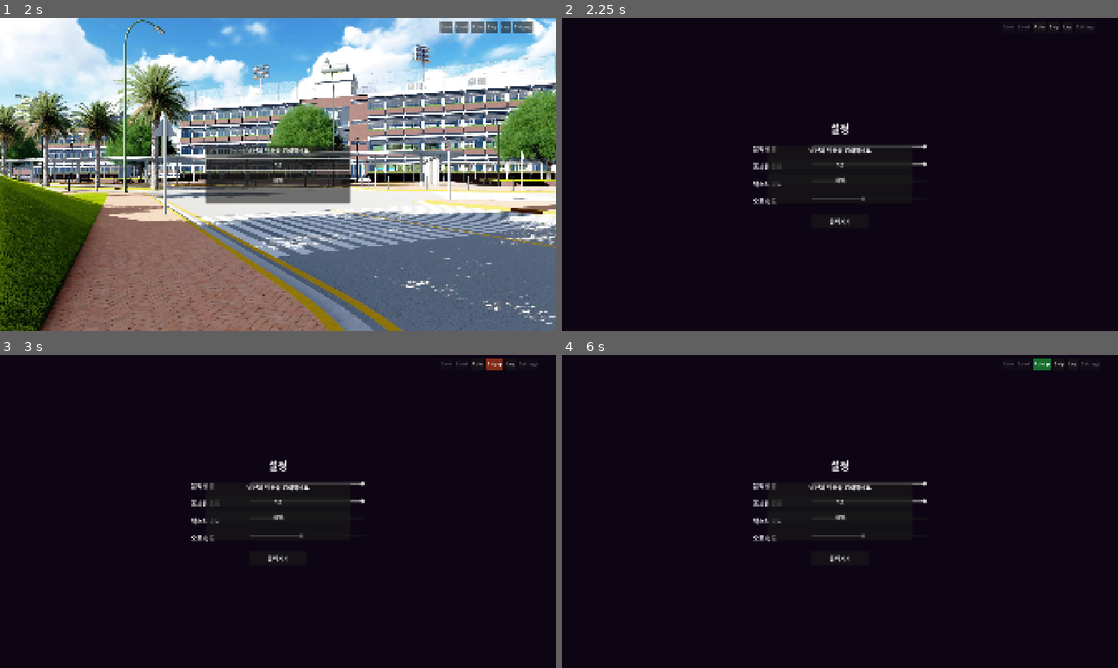
Above: before the commit, frames 1-4 (two rows, left to right).
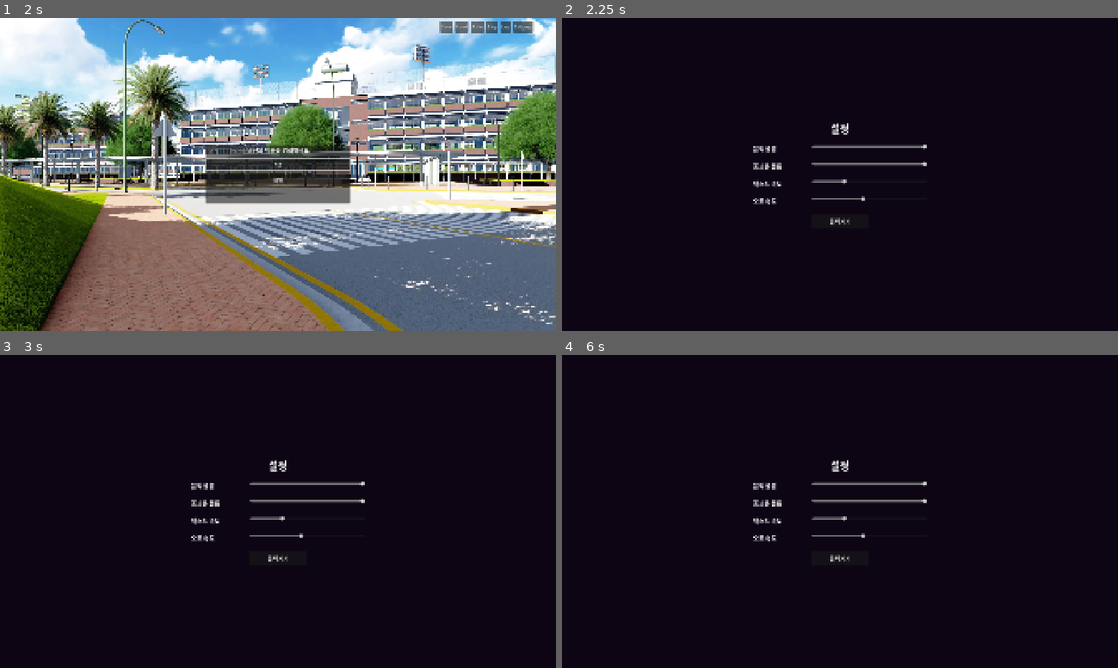
Above: after the commit, the same moments.

Repository: fomula91/godot-m
Game: Godot game, scene res://scenes/title_screen.tscn
Two runs of this game, one before a commit and one after it. Both use one fixed random seed, a clock stepped at 60 frames per second and the inputs below.
Inputs (mouse positions are in pixels of both pictures, inside the frame that each line leads up to):
- Up to frame 1 (2 s): click "시작하기" at 0.5 s; click (278, 165) at 1.27 s; type "12" at 1.35 s
- Up to frame 2 (2.25 s): click "Settings" at 2 s
- Up to frame 3 (3 s): click "Skip" at 2.75 s
- Up to frame 4 (6 s): click "Skip ●" (after the commit: "Skip") at 3.5 s; click "Skip" at 4.25 s; click "Skip ●" (after the commit: "Skip") at 5 s; click "Auto" at 5.75 s

Frame 1 is identical in both runs. In frame 2, 0.7% of the frame differs, in the area x 36-96%, y 2-60%; in frame 3, 0.8%; in frame 4, 0.8%, in the area x 36-97%, y 1-60%.

Commit message:
메인씬 레이아웃 정리

Diff:
--- a/scenes/main_scene.gd
+++ b/scenes/main_scene.gd
@@ -20,6 +20,7 @@
 var _active_modal: ModalType = ModalType.NONE
 var _auto_before_modal := false
 var _skip_before_modal := false
+var _modal_layer: CanvasLayer = null
 
 # Supabase 설정
 var _supabase_url: String = ""
@@ -62,7 +63,11 @@
 	var settings = load("res://scenes/settings_screen.tscn").instantiate()
 	settings.set_overlay_mode()
 	settings.tree_exiting.connect(_on_modal_closed)
-	get_tree().root.add_child(settings)
+	var layer := CanvasLayer.new()
+	layer.layer = 25
+	layer.add_child(settings)
+	_modal_layer = layer
+	get_tree().root.add_child(layer)
 
 
 func _setup_http_nodes() -> void:
@@ -385,7 +390,11 @@
 	screen.set_overlay_mode()
 	screen.set_mode(load_mode)
 	screen.tree_exiting.connect(_on_modal_closed)
-	get_tree().root.add_child(screen)
+	var layer := CanvasLayer.new()
+	layer.layer = 25
+	layer.add_child(screen)
+	_modal_layer = layer
+	get_tree().root.add_child(layer)
 
 
 # === Modal Helpers ===
@@ -394,6 +403,9 @@
 	_active_modal = ModalType.NONE
 	_set_quick_menu_disabled(false)
 	_resume_auto_skip()
+	if _modal_layer:
+		_modal_layer.queue_free()
+		_modal_layer = null
 
 
 func _pause_auto_skip() -> void:
